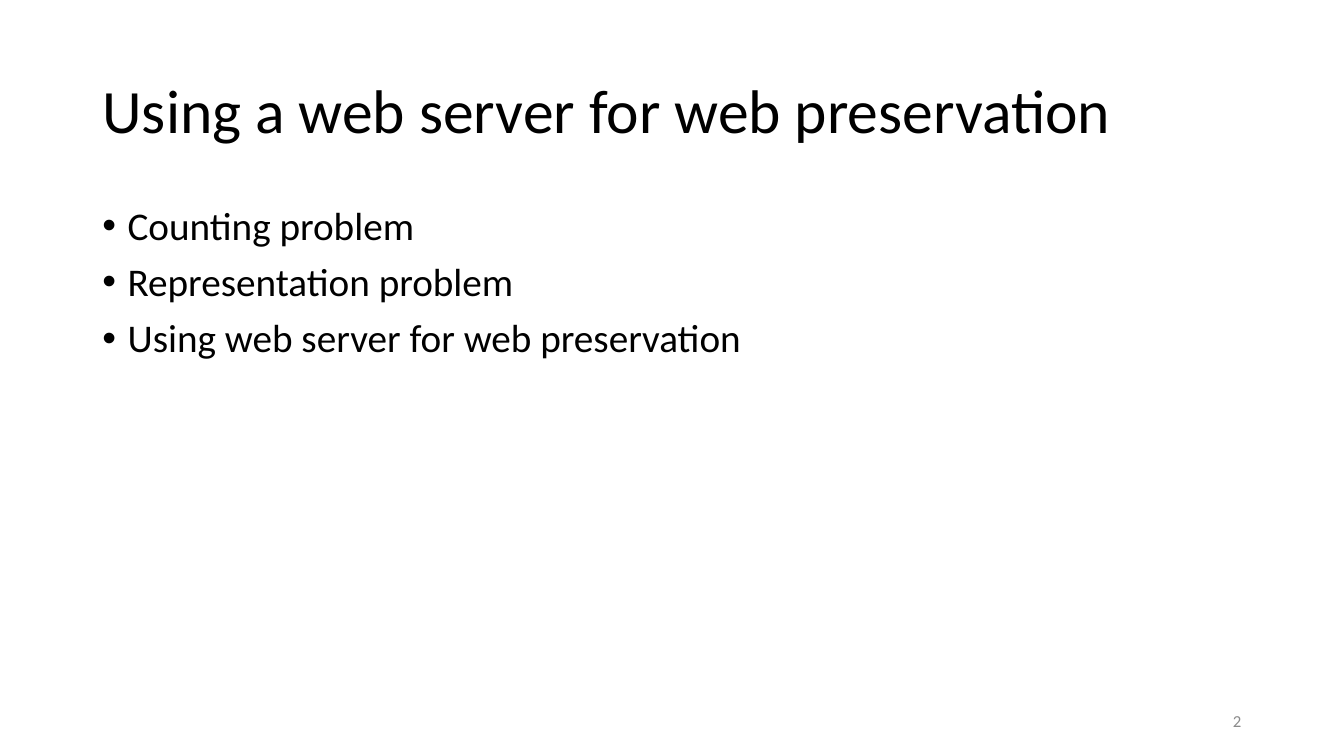
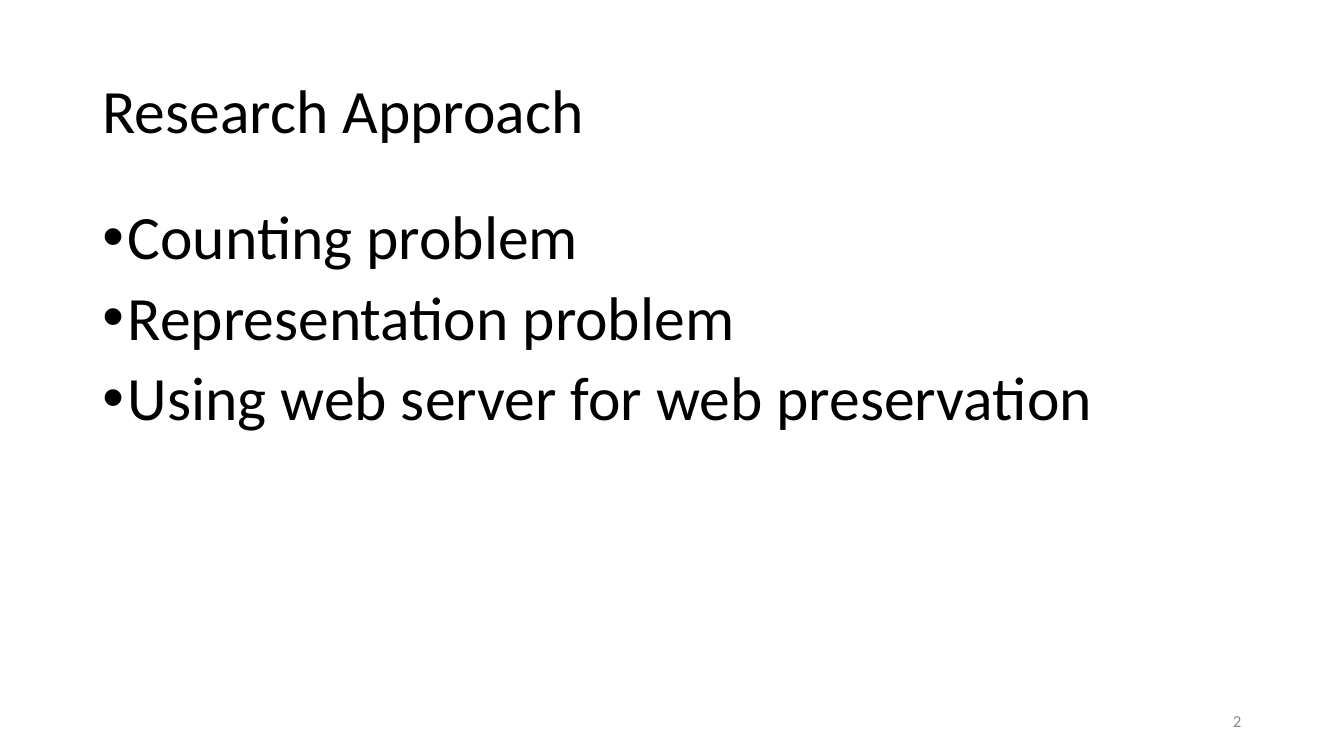
Before and after one commit to Miranda-C-Smith/cs891-f17, a slide deck: slide 2 of INTEGRATING PRESERVATION FUNCTIONS INTO THE WEB SERVER.pptx. Drawn at 1344x756 pixels with LibreOffice and Linux fonts; fonts in the diff are those of the drawing. Boxes give left, top, right and bottom in pixels: in the first picture for what was removed or moved away, otherwise in the second. Text is boxed around its words. In the diff, an @@ line names an element or a change of style, - is before the commit and + after.

```diff
--- a/INTEGRATING PRESERVATION FUNCTIONS INTO THE WEB SERVER.pptx
+++ b/INTEGRATING PRESERVATION FUNCTIONS INTO THE WEB SERVER.pptx
@@ title at (102, 90, 583, 143): text changed @@
-Using a web server for web preservation
+Research Approach
@@ text "Counting problem" at (128, 216, 1092, 431): size 28 to 44 pt @@
```
Also in this commit, not shown: 10 other slides changed, 1 slide added.
